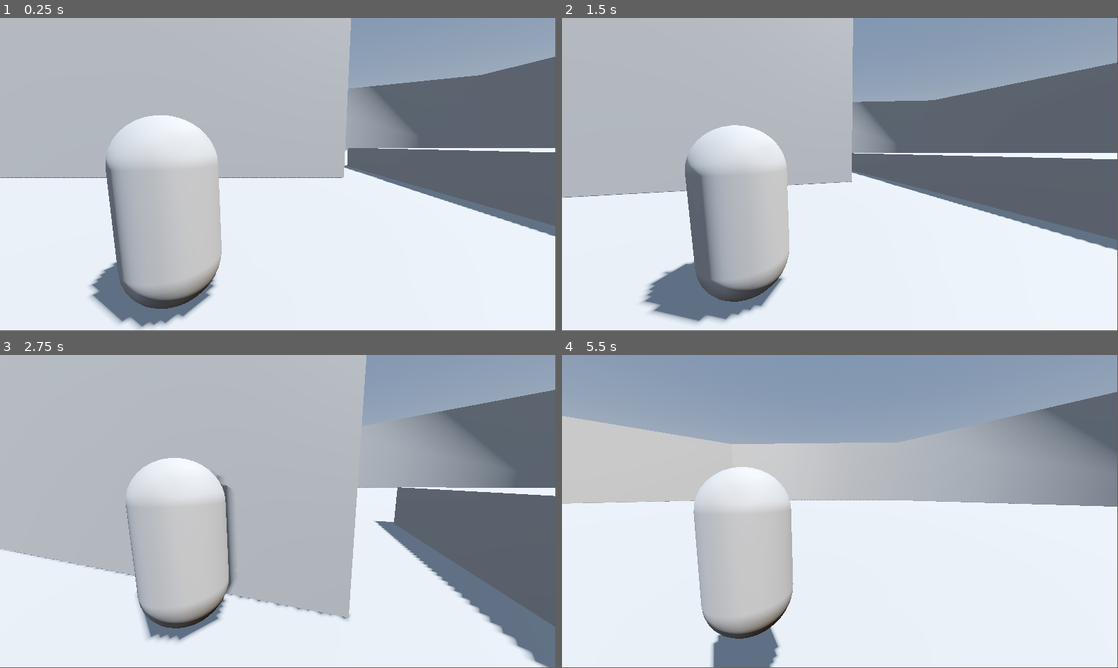
Above: before the commit, frames 1-4 (two rows, left to right).
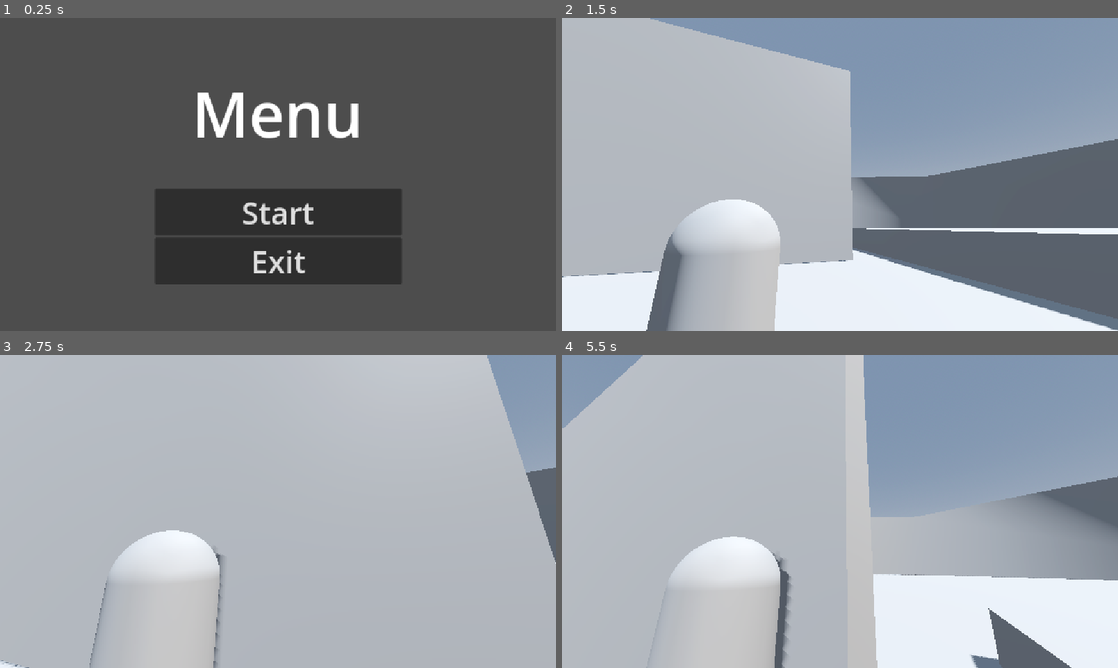
Above: after the commit, the same moments.

Repository: KamiNuke/the-ex-machina
Game: Godot game, scene res://src/states/menu.tscn
Two runs of this game, one before a commit and one after it. Both use one fixed random seed, a clock stepped at 60 frames per second and the inputs below. Before the commit the project starts from res://src/states/default.tscn. The engine's default icon, where the game draws it, is replaced by a stand-in: a white triangle on a blue panel in a dark square.
Inputs (mouse positions are in pixels of both pictures, inside the frame that each line leads up to):
- Up to frame 1 (0.25 s): no input
- Up to frame 2 (1.5 s): click (840, 212) at 0.5 s, where only the run after the commit has a clickable "Start"; tap Enter at 1.25 s; move the mouse to (867, 171) at 1.27 s; hold W (up) from 1.28 s (still down); tap E (action) at 1.35 s
- Up to frame 3 (2.75 s): keep holding W (up); tap Shift (shift) at 1.55, 2.1 s; move the mouse to (250, 511) at 2.02 s; tap E (action) at 2.3 s
- Up to frame 4 (5.5 s): keep holding W (up); move the mouse to (851, 505) at 2.77 s; tap E (action) at 2.85, 3.8, 5.1 s; tap Shift (shift) at 3.05, 3.6, 4.55 s; move the mouse to (834, 514) at 3.52 s; move the mouse to (878, 514) at 4.27 s; tap Space (space) at 4.35 s; move the mouse to (795, 508) at 5.02 s
In our replay, the window is 799x449 before the commit and 800x450 after it. These sizes can differ from the game's own. Grey fills any space a smaller window leaves; there, only what the larger window draws over its background counts as a difference.

The runs differ from the first frame. In frame 1, 99% of the frame differs, in the area x 0-100%, y 0-100%; in frame 2, 44%; in frame 3, 52%; in frame 4, 60%.

Commit message:
added swap parts mechanic

Diff:
--- a/project.godot
+++ b/project.godot
@@ -11,7 +11,7 @@
 [application]
 
 config/name="piratejam"
-run/main_scene="res://src/states/default.tscn"
+run/main_scene="uid://ciihe8f10wvij"
 config/features=PackedStringArray("4.4", "GL Compatibility")
 config/icon="res://assets/icon.svg"
 
@@ -22,6 +22,10 @@
 [debug]
 
 settings/stdout/print_fps=true
+
+[display]
+
+window/stretch/mode="canvas_items"
 
 [global_group]
 
--- a/src/entities/playercontroller.gd
+++ b/src/entities/playercontroller.gd
@@ -5,9 +5,11 @@
 @onready var boost_left: Timer = $timers/boost_left
 @onready var boost_cooldown: Timer = $timers/boost_cooldown
 
+var body_part = BodyParts.DEFAULT_LEGS
+
 var speed
-const WALK_SPEED = 7.5
-const BOOST_SPEED = 45.0
+var WALK_SPEED = body_part
+const BOOST_SPEED = 5.0
 
 const JUMP_VELOCITY = 6.5
 const SENSIVITY = 0.005
@@ -30,6 +32,9 @@
 		const LIMIT_VIEW_UP = 35
 		camera.rotation.x = clamp(camera.rotation.x, deg_to_rad(LIMIT_VIEW_DOWN), deg_to_rad(LIMIT_VIEW_UP))
 
+func _process(delta: float) -> void:
+	WALK_SPEED = BodyParts.leg_types[body_part]
+
 func _physics_process(delta: float) -> void:
 	# Add the gravity.
 	if not is_on_floor():
@@ -43,7 +48,7 @@
 	if Input.is_action_just_pressed("shift") and boost_cooldown.is_stopped():
 		BOB_FREQ = 0.0 # remove camera shaking during boost
 		boost_left.start()
-		speed = BOOST_SPEED
+		speed = BOOST_SPEED * WALK_SPEED
 	elif boost_left.is_stopped():
 		speed = WALK_SPEED
 
--- a/src/items/collectable_part.gd
+++ b/src/items/collectable_part.gd
@@ -4,16 +4,28 @@
 
 const COLLECT_ITEM = preload("res://src/ui/collect_item.tscn")
 var collect_item_instance
+var player_instance
+
+# for physics after equipping an item
+var rng = RandomNumberGenerator.new()
+
+var body_part = BodyParts.SYMBIOTIC_LEGS
 
 # Called when the node enters the scene tree for the first time.
 func _ready() -> void:
 	pass # Replace with function body.
 
+func swap_parts() -> void:
+	var temp = player_instance.body_part
+	player_instance.body_part = body_part
+	body_part = temp
+
 func _integrate_forces(state):
 	if collect_item_instance != null:
 		if Input.is_action_just_pressed("action"):
-			const FORCE = Vector3(0, 500, 0)
+			var FORCE = Vector3(rng.randi_range(-100, 100), 500, rng.randi_range(-100, 100))
 			state.apply_force(FORCE)
+			swap_parts()
 			pass
 
 # Called every frame. 'delta' is the elapsed time since the previous frame.
@@ -23,6 +35,7 @@
 func _on_area_3d_area_entered(area: Area3D) -> void:
 	var ent = area.get_parent()
 	if ent.is_in_group("player"):
+		player_instance = ent
 		collect_item_instance = COLLECT_ITEM.instantiate()
 		add_child(collect_item_instance)
 
--- /dev/null
+++ b/src/utils/body_parts.gd
@@ -0,0 +1,16 @@
+class_name BodyParts
+
+enum
+{
+	DEFAULT_LEGS,
+	BASIC_LEGS,
+	SYMBIOTIC_LEGS,
+
+	MAX_LEGS
+}
+
+const leg_types = {
+	DEFAULT_LEGS : 4.25,
+	BASIC_LEGS : 7.25,
+	SYMBIOTIC_LEGS : 14.75
+}
Not shown, added: src/utils/body_parts.gd.uid
